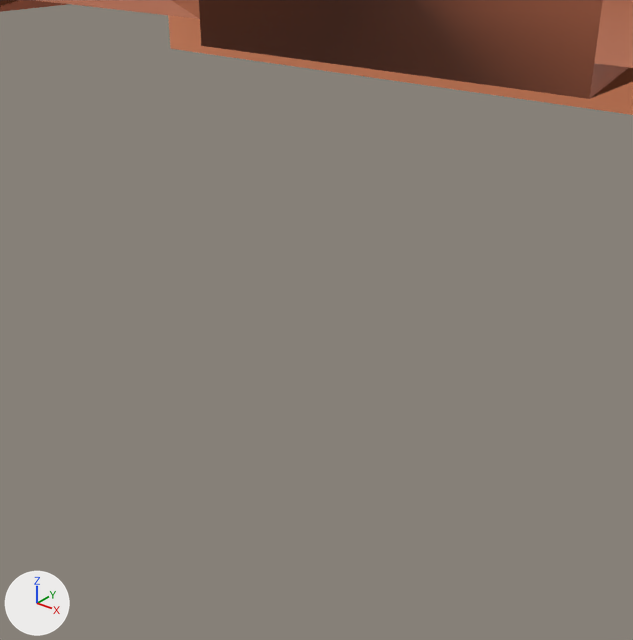
An edit to the Blender file data/fence.blend, drawn before and after from the same camera.
Camera for both pictures: a 50 mm lens placed at (2.0, -63.04, 1.39), pointed at (0.2, -60.8, 0.0). Every picture has the same lights, and +X, +Y and +Z are marked at lower left. The picture after the commit comes second.

The older version as bpy lines, for what is in view:
```python
me_fence = bpy.data.meshes.new('fence')
me_fence.from_pydata(...)  # 144 vertices, 252 faces; spans x -50.0..50.0, y -9.2..9.2, z -25.2..36.8
me_fence.materials.append(mat_colormap)
ob_fence = bpy.data.objects.new('fence', me_fence)
ob_fence.location = (0.0, 0.0, 0.0)
ob_fence.rotation_euler = (1.571, 0.0, 0.0)  # degrees (90, 0, 0)
```
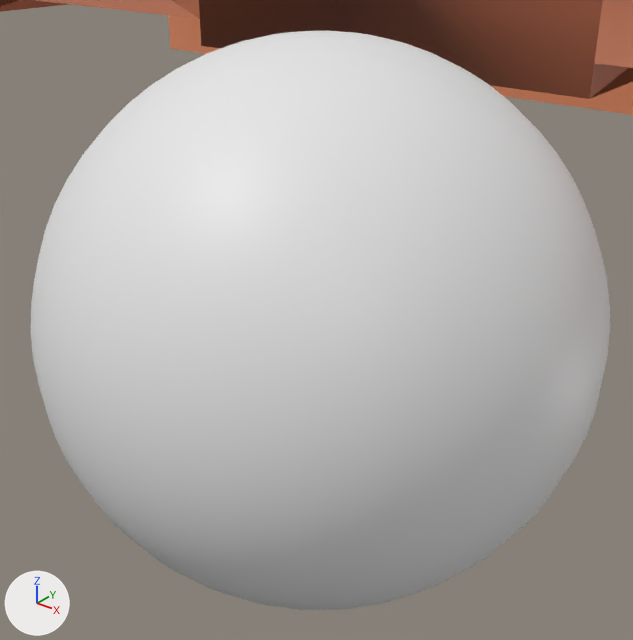
The newer file is also turned or shifted as a whole; pictures and numbers use the older file's frame.

Changed parts and their boxes [x1, y1, x2, y2] in the pictures (633 x 640 px):
'sphere', added: after [31, 31, 610, 610]

Patch to the scene script:
```diff
--- a/data/fence.blend.py
+++ b/data/fence.blend.py
@@ me_sphere @@
+me_sphere.from_pydata(...)  # 1089 vertices, 2048 faces; spans x -1.0..1.0, y -1.0..1.0, z -1.0..1.0
@@ ob_sphere @@
+ob_sphere = bpy.data.objects.new('sphere', me_sphere)
+ob_sphere.location = (0.213, -60.79, 0.0)
+ob_sphere.rotation_euler = (1.571, 0.0, 0.0)  # degrees (90, 0, 0)
```
